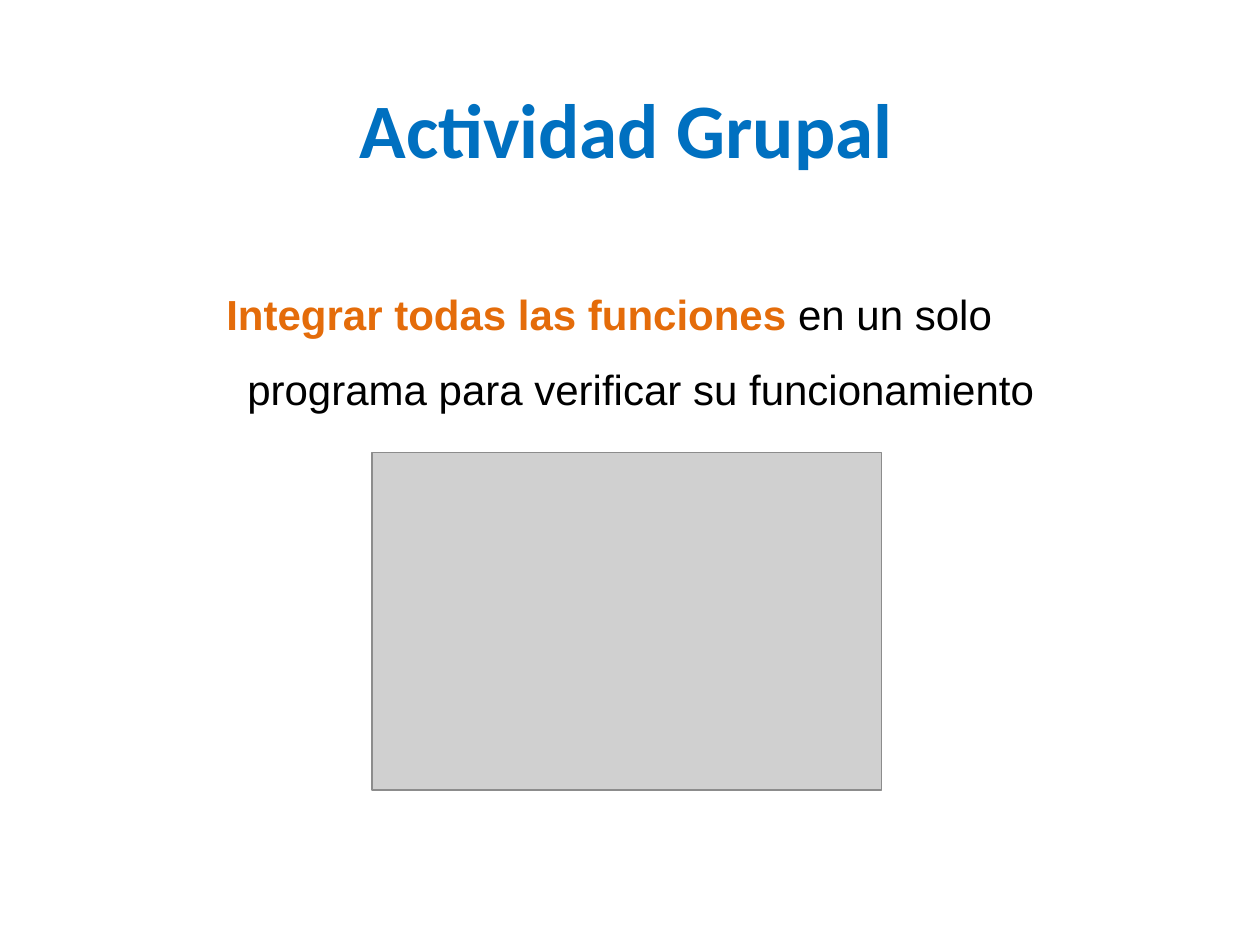
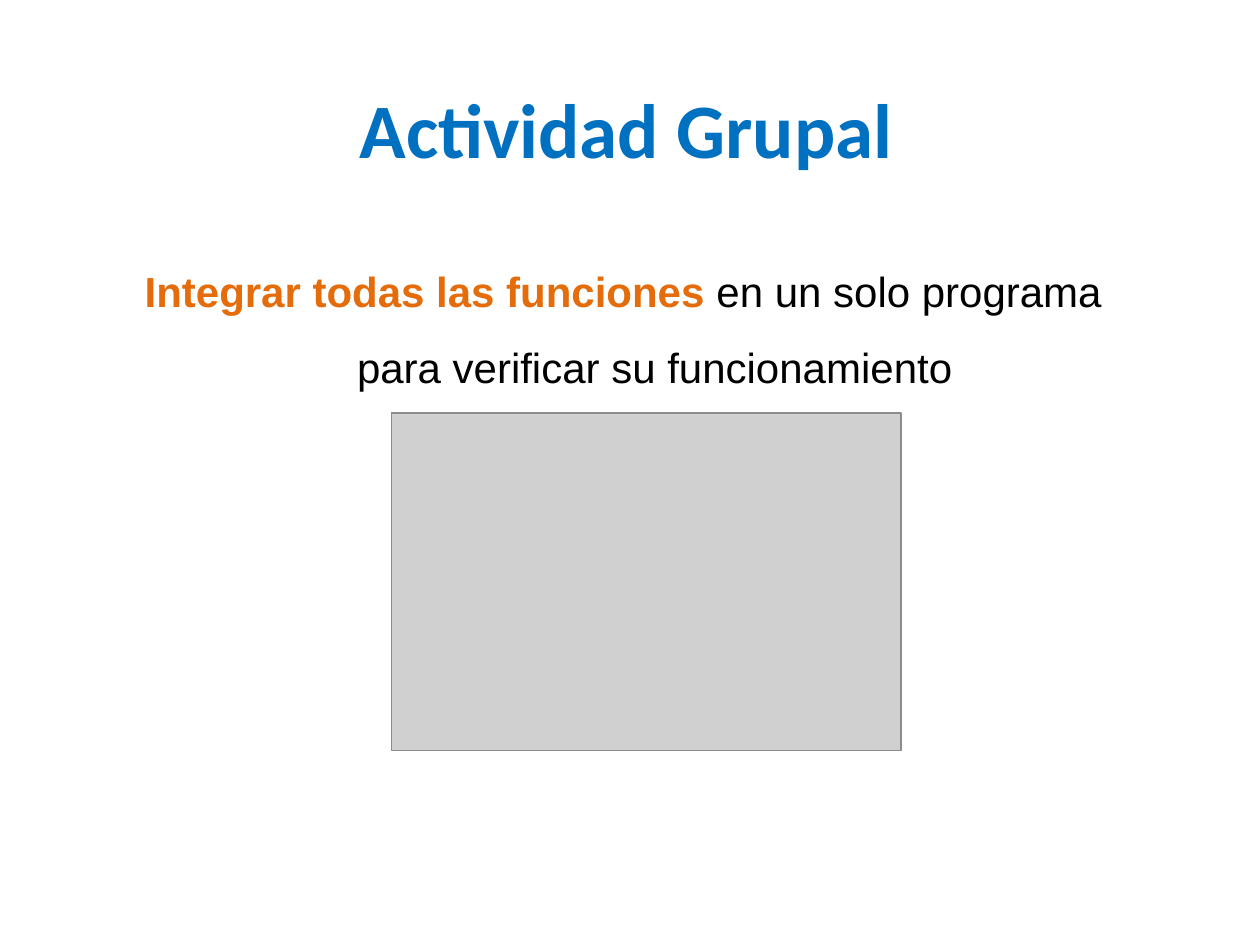
Before and after one commit to lizetheP/PensamientoC, a slide deck: slide 35 of calendario/documentos/7_Listas_Arreglos.pptx (slide 34 before the commit). Drawn at 1260x945 pixels with LibreOffice and Linux fonts; fonts in the diff are those of the drawing; grey boxes stand for pictures. Boxes give left, top, right and bottom in pixels: in the first picture for what was removed or moved away, otherwise in the second. Text is boxed around its words. In the diff, an @@ line names an element or a change of style, - is before the commit and + after.

```diff
--- a/calendario/documentos/7_Listas_Arreglos.pptx
+++ b/calendario/documentos/7_Listas_Arreglos.pptx
@@ text "Integrar todas las funciones en ..." rewrapped from (x1=226, y1=299, x2=1034, y2=414) to (x1=145, y1=276, x2=1102, y2=391) @@
@@ picture moved from (x1=372, y1=452, x2=881, y2=790) to (x1=392, y1=413, x2=901, y2=751) @@
```
Also in this commit, not shown: 13 other slides changed, 1 slide added, 3 other files.
